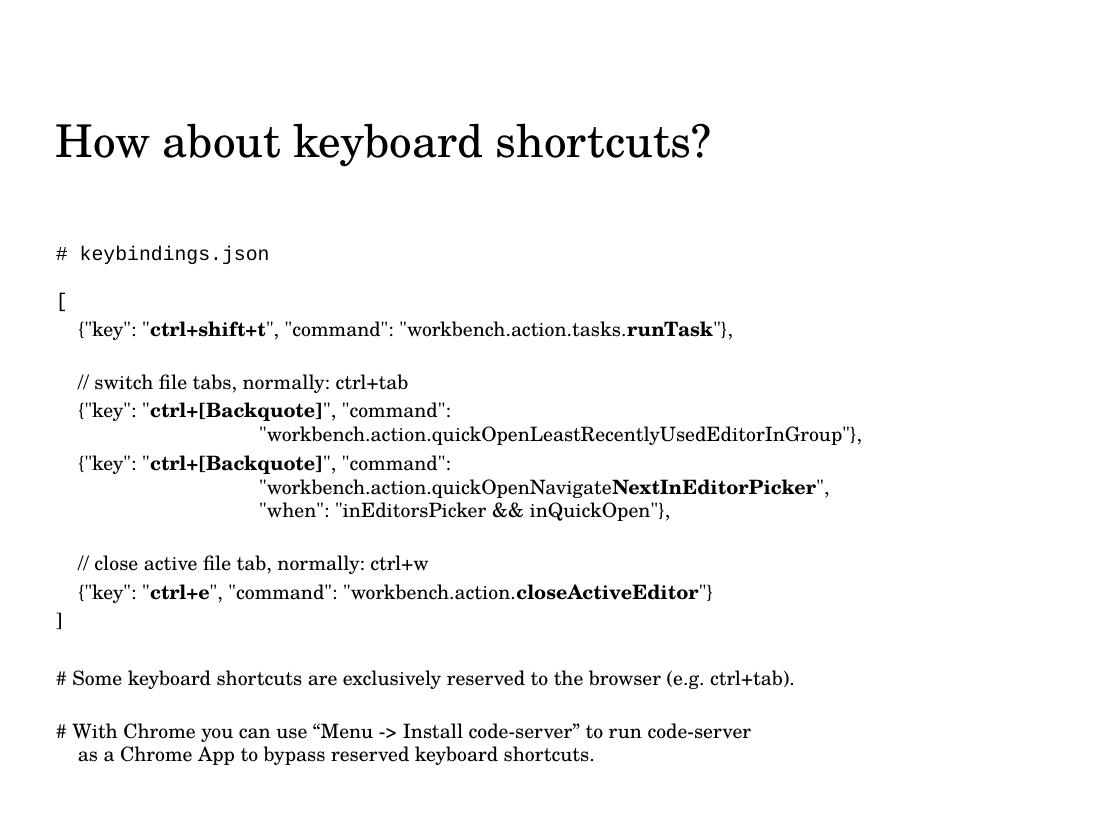
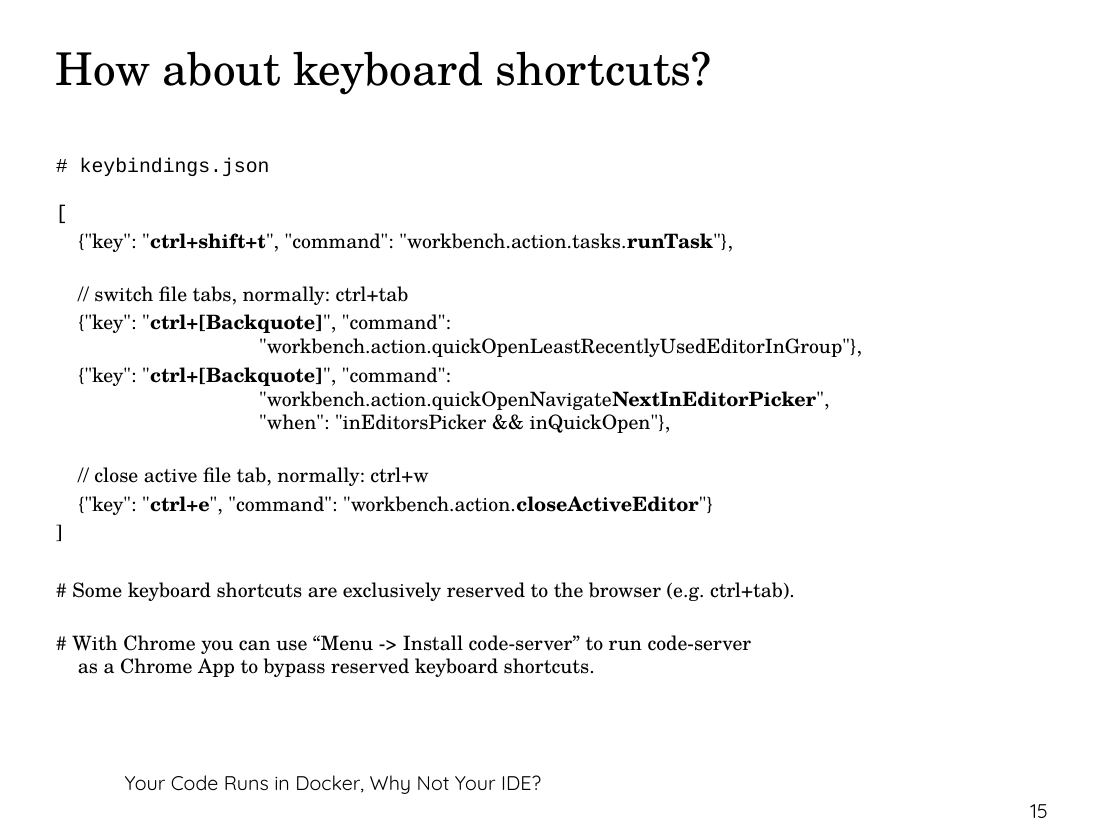
Before and after one commit to thbley/ide_in_docker, a slide deck: slide 15 of ide_in_docker_ipc.odp. Drawn at 1120x840 pixels with LibreOffice and Linux fonts; fonts in the diff are those of the drawing; background and template pictures are left out. Boxes give left, top, right and bottom in pixels: in the first picture for what was removed or moved away, otherwise in the second. Text is boxed around its words. In the diff, an @@ line names an element or a change of style, - is before the commit and + after.

Commit message:
updated slides with ipc layout

```diff
--- a/ide_in_docker_ipc.odp
+++ b/ide_in_docker_ipc.odp
@@ title "How about keyboard shortcuts?": place and size @@
-title "How about keyboard shortcuts?" at bbox=[56, 123, 712, 167]
+title "How about keyboard shortcuts?" at bbox=[56, 51, 712, 95]
@@ text "# keybindings.json [": place and size @@
-text "# keybindings.json [" at bbox=[72, 246, 862, 765]
+text "# keybindings.json [" at bbox=[72, 158, 862, 677]
@@ text "Your Code Runs in Docker, ..." at bbox=[125, 775, 541, 794]: text colour #FFFFFF to #000000 @@
@@ text "Your Code Runs in Docker, ...": place and size @@
-text "Your Code Runs in Docker, ..." at bbox=[25, 9, 686, 32]
+text "Your Code Runs in Docker, ..." at bbox=[125, 775, 541, 794]
@@ page number: place and size @@
-page number at bbox=[884, 807, 1084, 829]
+page number at bbox=[1030, 804, 1047, 818]
@@ page number at bbox=[1030, 804, 1047, 818]: text colour #FFFFFF to #000000 @@
```
Also in this commit, not shown: 19 other slides changed, 1 other file.
